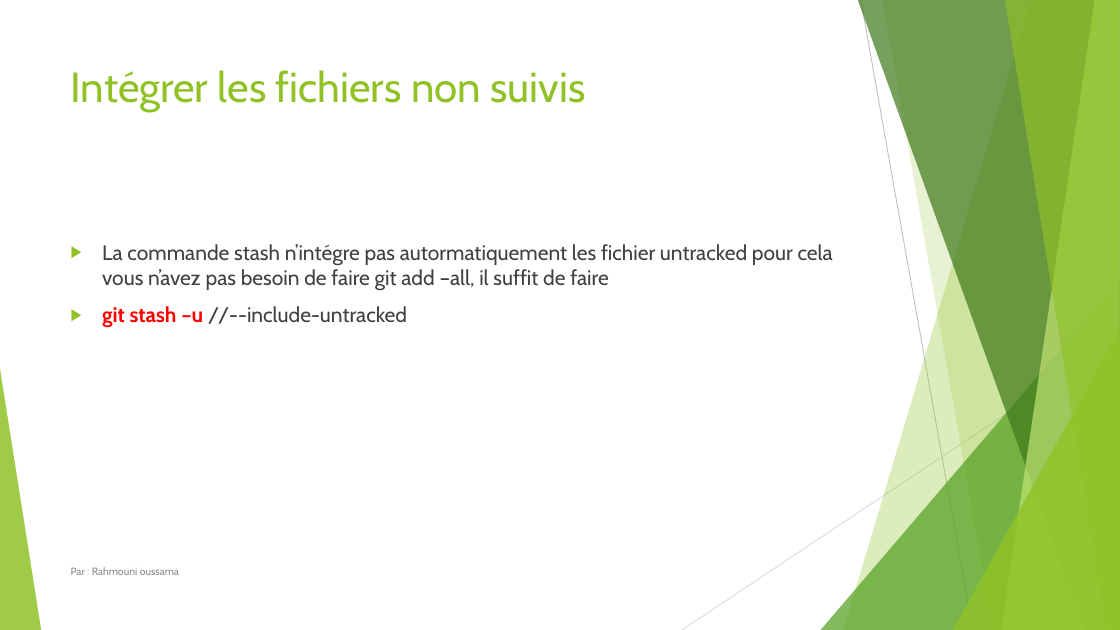
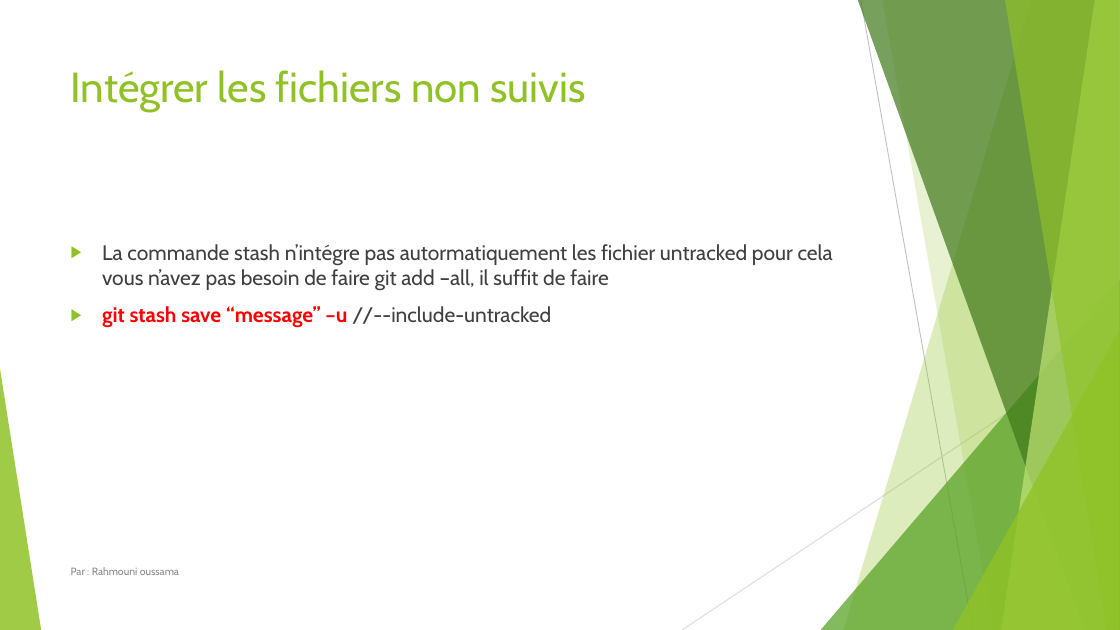
Before and after one commit to ousrah/Dev202_25, a slide deck: slide 63 of 2 - Approche agile/1 - Cours/4 - Git/Formation Git.pptx. Drawn at 1120x630 pixels with LibreOffice and Linux fonts; fonts in the diff are those of the drawing. Boxes give left, top, right and bottom in pixels: in the first picture for what was removed or moved away, otherwise in the second. Text is boxed around its words. In the diff, an @@ line names an element or a change of style, - is before the commit and + after.

```diff
--- a/2 - Approche agile/1 - Cours/4 - Git/Formation Git.pptx
+++ b/2 - Approche agile/1 - Cours/4 - Git/Formation Git.pptx
@@ text at [102,306,551,328]: text changed; text colour #404040 to #FF0000; bold on @@
-▶ git stash –u //--include-untracked
+▶ git stash save ‘‘message’’ –u //--include-untracked
```
Also in this commit, not shown: 26 other files.
